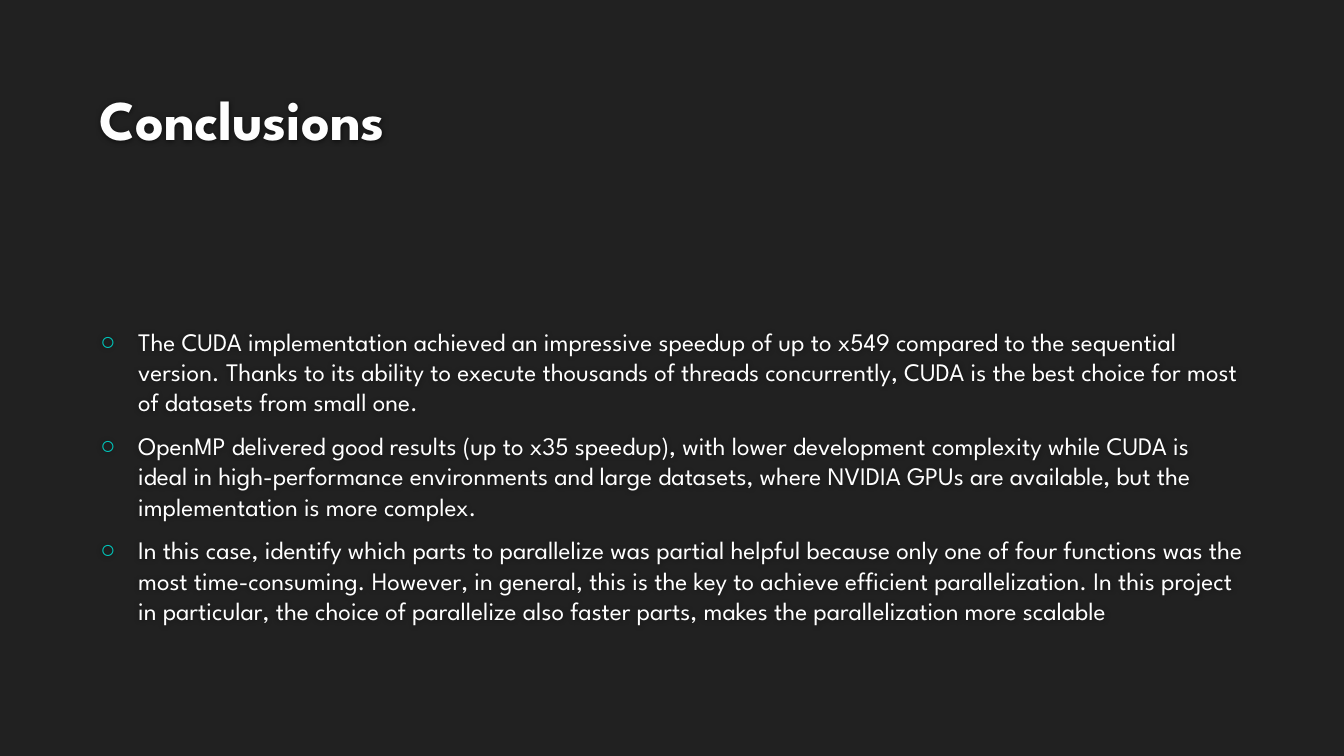
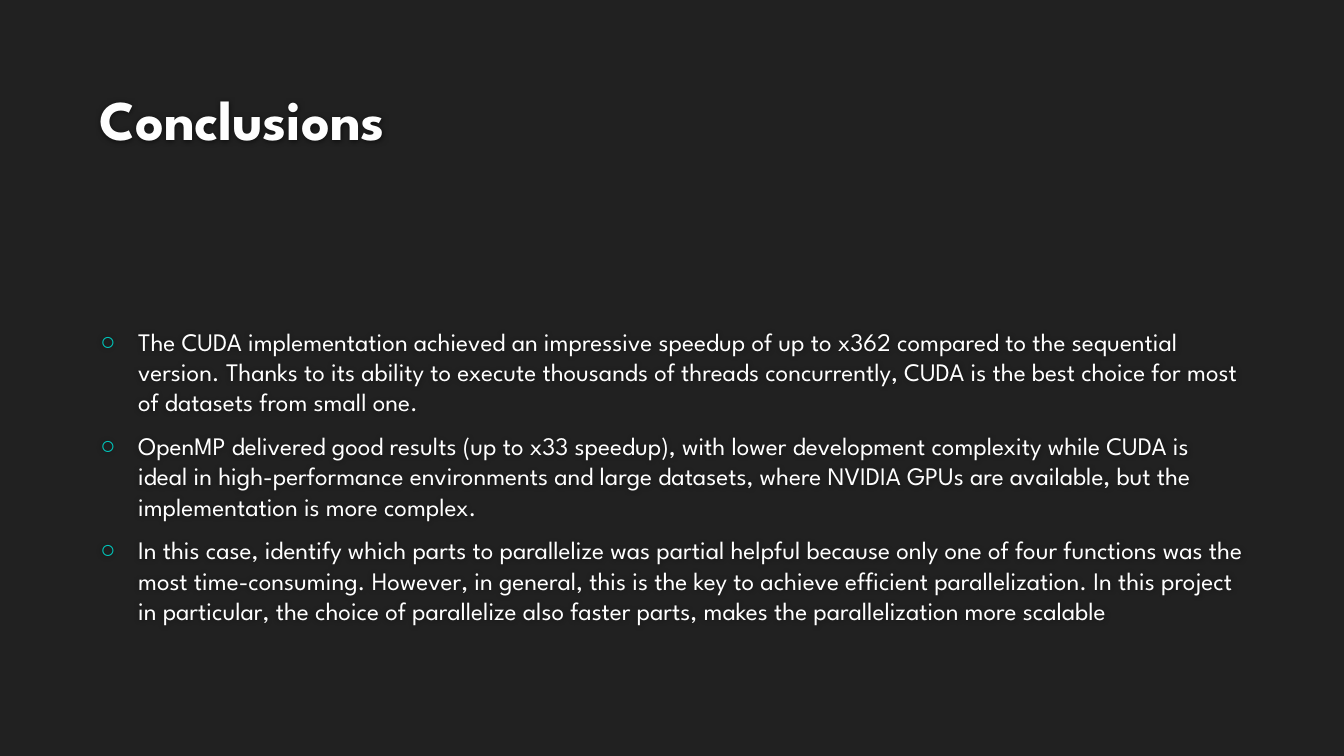
Before and after one commit to magicoderx/hpc-project, a slide deck: slide 16 of Progetto_HPC.pptx (slide 15 before the commit). Drawn at 1344x756 pixels with LibreOffice and Linux fonts; fonts in the diff are those of the drawing; background and template pictures are left out. Boxes give left, top, right and bottom in pixels: in the first picture for what was removed or moved away, otherwise in the second. Text is boxed around its words. In the diff, an @@ line names an element or a change of style, - is before the commit and + after.

```diff
--- a/Progetto_HPC.pptx
+++ b/Progetto_HPC.pptx
@@ text at box(138, 333, 1237, 522): text changed @@
-○ The CUDA implementation achieved an impressive speedup of up to x549 compared to the sequential version. Thanks to its ability to execute thousands of threads concurrently, CUDA is the best choice for most of datasets from small one.
-○ OpenMP delivered good results (up to x35 speedup), with lower development complexity while CUDA is ideal in high-performance environments and large datasets, where NVIDIA GPUs are available, but the implementation is more complex.
+○ The CUDA implementation achieved an impressive speedup of up to x362 compared to the sequential version. Thanks to its ability to execute thousands of threads concurrently, CUDA is the best choice for most of datasets from small one.
+○ OpenMP delivered good results (up to x33 speedup), with lower development complexity while CUDA is ideal in high-performance environments and large datasets, where NVIDIA GPUs are available, but the implementation is more complex.
```
Also in this commit, not shown: 4 other slides changed, 1 slide added.
